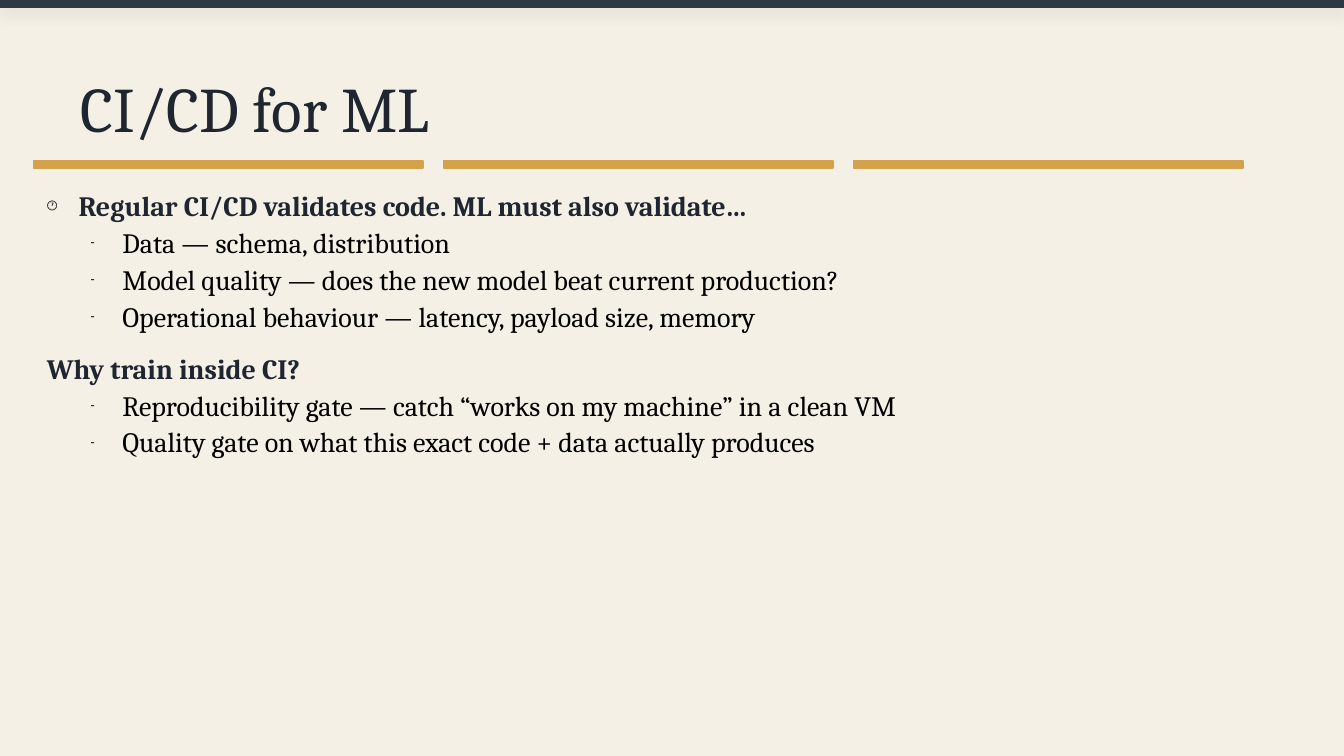
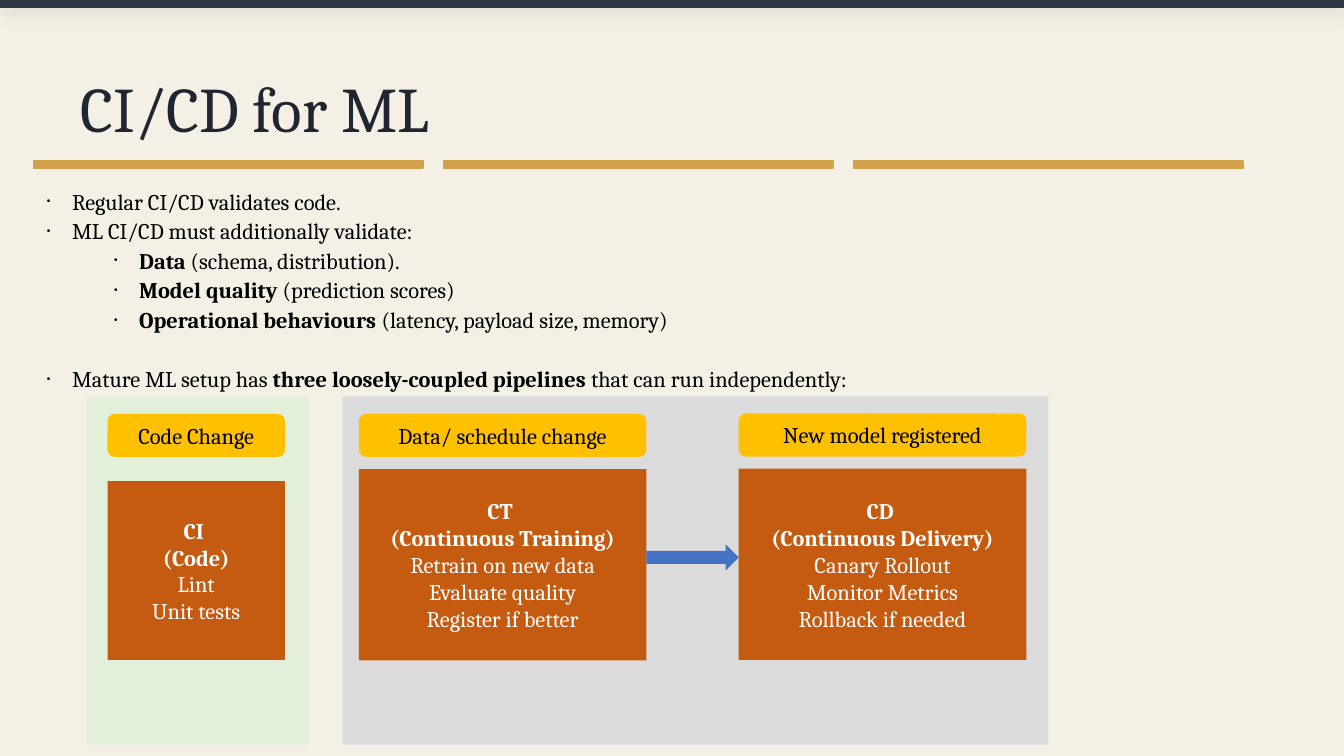
Before and after one commit to davejeon/dsr_ml_ops, a slide deck: slide 18 of day2_slides.pptx (slide 7 before the commit). Drawn at 1344x756 pixels with LibreOffice and Linux fonts; fonts in the diff are those of the drawing. Boxes give left, top, right and bottom in pixels: in the first picture for what was removed or moved away, otherwise in the second. Text is boxed around its words. In the diff, an @@ line names an element or a change of style, - is before the commit and + after.

```diff
--- a/day2_slides.pptx
+++ b/day2_slides.pptx
@@ text at bbox=[72, 194, 847, 392]: text changed; size 15 to 12 pt @@
-🕐 Regular CI/CD validates code. ML must also validate…
-– Data — schema, distribution
-– Model quality — does the new model beat current production?
-– Operational behaviour — latency, payload size, memory
-Why train inside CI?
-– Reproducibility gate — catch “works on my machine” in a clean VM
-– Quality gate on what this exact code + data actually produces
+• Regular CI/CD validates code.
+• ML CI/CD must additionally validate:
+  • Data (schema, distribution).
+  • Model quality (prediction scores)
+  • Operational behaviours (latency, payload size, memory)
+• Mature ML setup has three loosely-coupled pipelines that can run independently:
@@ rectangle added at bbox=[87, 396, 309, 745], fill #E2F0D9 @@
@@ rounded rectangle added at bbox=[108, 414, 285, 457], fill #FFC000, 12 pt, text #000000 @@
+Code Change
@@ rectangle added at bbox=[343, 396, 1048, 745], fill #DBDBDB @@
@@ rounded rectangle added at bbox=[359, 414, 646, 457], fill #FFC000, 12 pt, text #000000 @@
+Data/ schedule change
@@ rounded rectangle added at bbox=[739, 414, 1027, 457], fill #FFC000, 12 pt, text #000000 @@
+New model registered
@@ rectangle added at bbox=[359, 469, 646, 660], fill #C55A11, 12 pt, text #FFFFFF @@
+CT
+(Continuous Training)
+Retrain on new data
+Evaluate quality
+Register if better
@@ rectangle added at bbox=[739, 469, 1027, 660], fill #C55A11, 12 pt, text #FFFFFF @@
+CD
+(Continuous Delivery)
+Canary Rollout
+Monitor Metrics
+Rollback if needed
@@ rectangle added at bbox=[108, 481, 285, 660], fill #C55A11, 12 pt, text #FFFFFF @@
+CI
+(Code)
+Lint
+Unit tests
@@ right arrow added at bbox=[646, 544, 739, 571], fill #4472C4 @@
```
Also in this commit, not shown: 16 other slides changed, 31 slides added, 1 slide removed, 2 other files.
